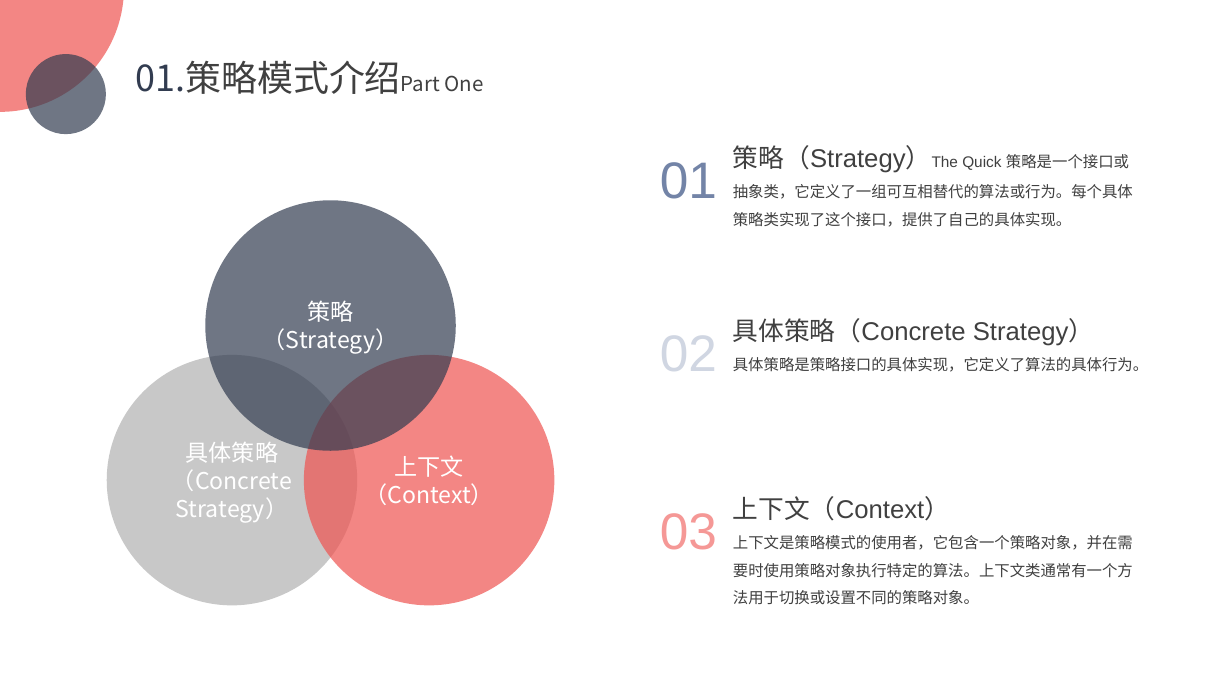
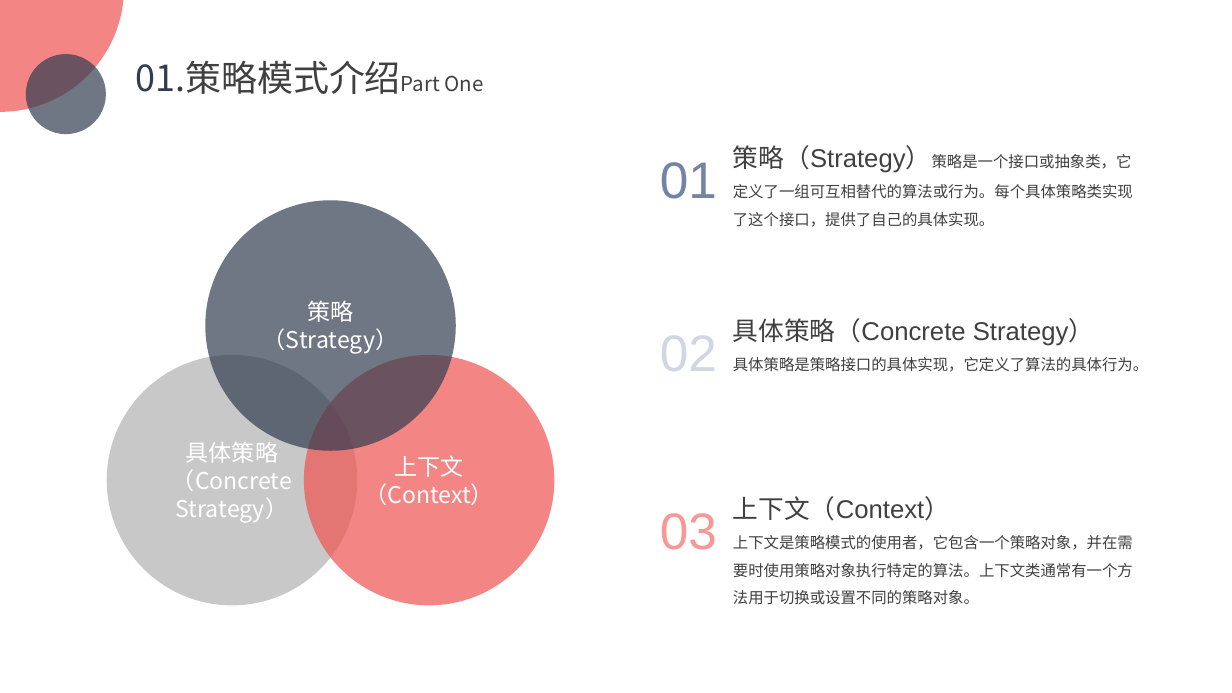
Before and after one commit to TJDPGr9/OpencvFeatureDetectorResearch, a slide deck: slide 4 of OpencvFInal/Opencv.pptx. Drawn at 1232x693 pixels with LibreOffice and Linux fonts; fonts in the diff are those of the drawing; background and template pictures are left out. Boxes give left, top, right and bottom in pixels: in the first picture for what was removed or moved away, otherwise in the second. Text is boxed around its words. In the diff, an @@ line names an element or a change of style, - is before the commit and + after.

Commit message:
update

```diff
--- a/OpencvFInal/Opencv.pptx
+++ b/OpencvFInal/Opencv.pptx
@@ text at <box>733,145,1133,227</box>: text changed @@
-策略（Strategy）The Quick 策略是一个接口或抽象类，它定义了一组可互相替代的算法或行为。每个具体策略类实现了这个接口，提供了自己的具体实现。
+策略（Strategy）策略是一个接口或抽象类，它定义了一组可互相替代的算法或行为。每个具体策略类实现了这个接口，提供了自己的具体实现。
```
Also in this commit, not shown: 2 slides added, 1 slide removed.
